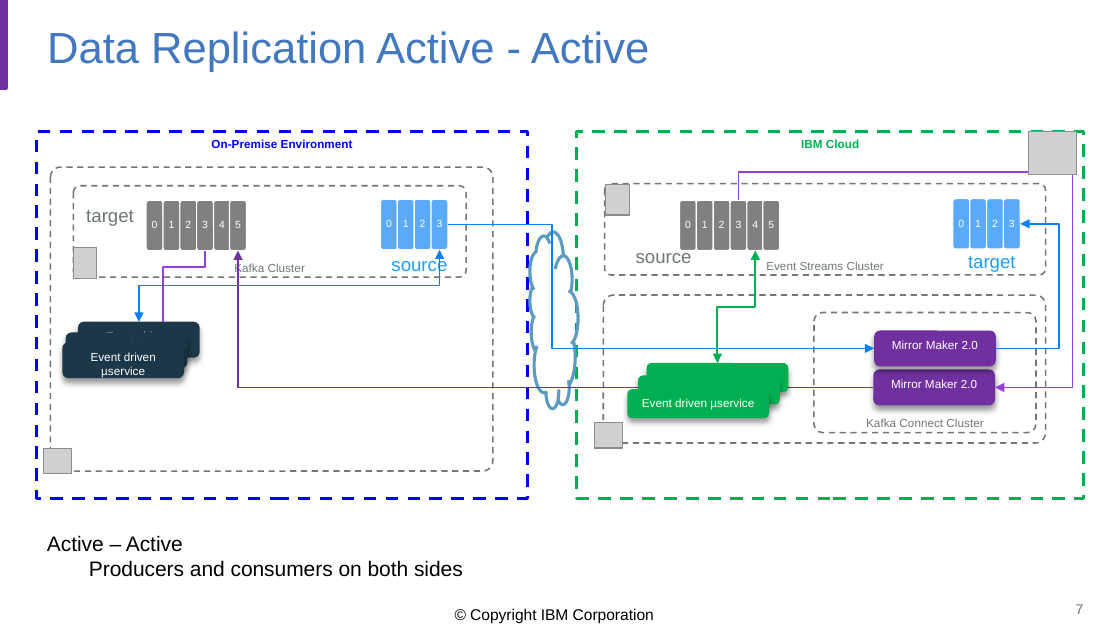
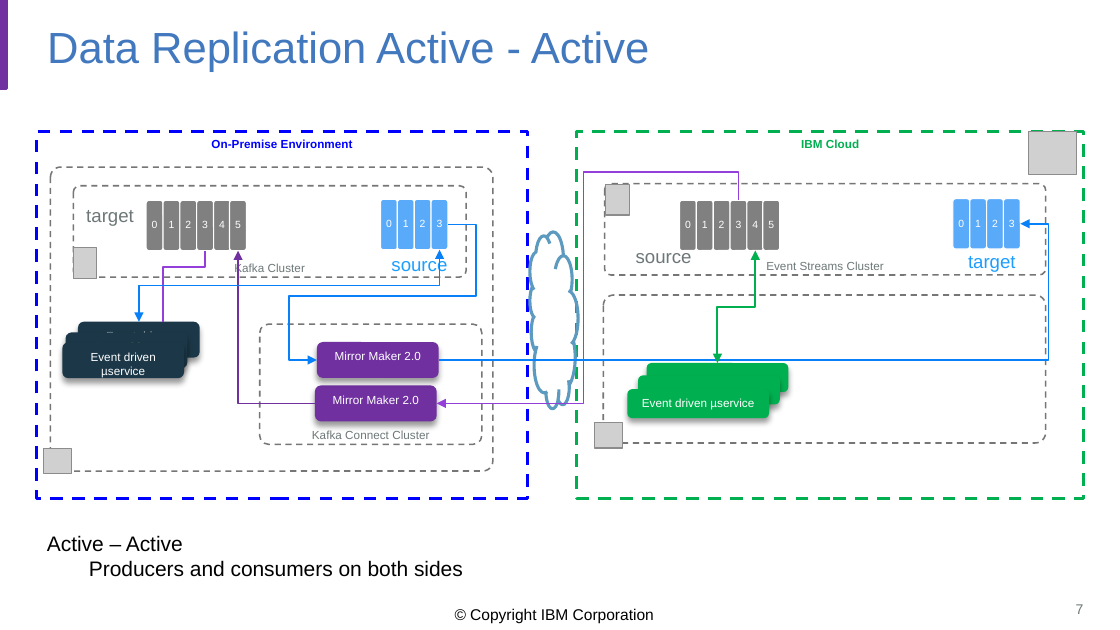
Before and after one commit to jbcodeforce/kp-data-replication, a slide deck: slide 7 of docs/mm2-diagrams.pptx. Drawn at 1120x630 pixels with LibreOffice and Linux fonts; fonts in the diff are those of the drawing; grey boxes stand for pictures; background and template pictures are left out. Boxes give left, top, right and bottom in pixels: in the first picture for what was removed or moved away, otherwise in the second. Text is boxed around its words. In the diff, an @@ line names an element or a change of style, - is before the commit and + after.

```diff
--- a/docs/mm2-diagrams.pptx
+++ b/docs/mm2-diagrams.pptx
@@ elbow arrow moved from (738, 200) - (996, 388) to (738, 200) - (437, 403) @@
@@ elbow arrow moved from (448, 225) - (874, 348) to (448, 225) - (317, 360) @@
@@ elbow arrow moved from (996, 348) - (1020, 224) to (439, 360) - (1020, 224) @@
@@ elbow arrow moved from (874, 388) - (239, 251) to (315, 403) - (239, 251) @@
@@ rounded rectangle "Kafka Connect Cluster": place and size @@
-rounded rectangle "Kafka Connect Cluster" at (814, 312, 1036, 432)
+rounded rectangle "Kafka Connect Cluster" at (260, 324, 482, 444)
@@ rounded rectangle "Mirror Maker 2.0": place and size @@
-rounded rectangle "Mirror Maker 2.0" at (874, 330, 996, 366)
+rounded rectangle "Mirror Maker 2.0" at (317, 342, 439, 377)
@@ rounded rectangle "Mirror Maker 2.0": place and size @@
-rounded rectangle "Mirror Maker 2.0" at (874, 370, 996, 405)
+rounded rectangle "Mirror Maker 2.0" at (315, 385, 437, 421)
```
Also in this commit, not shown: 39 other files.
